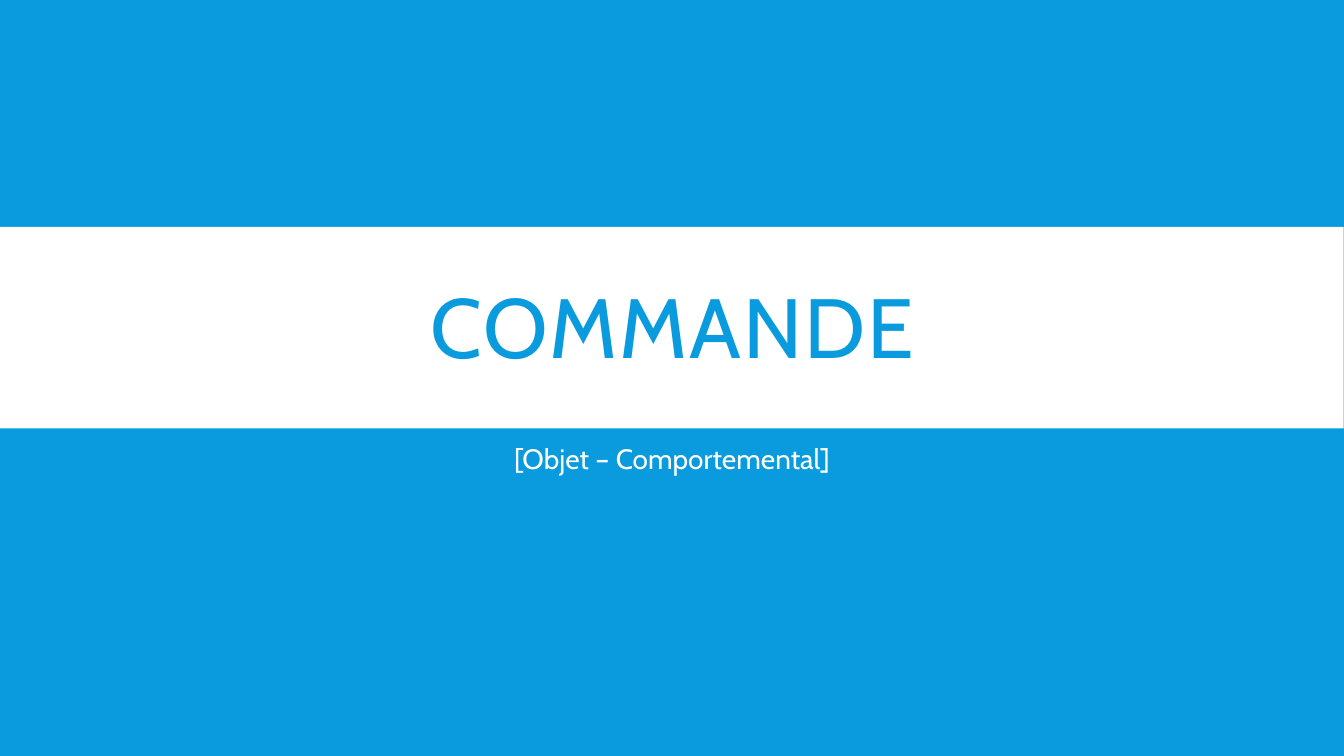
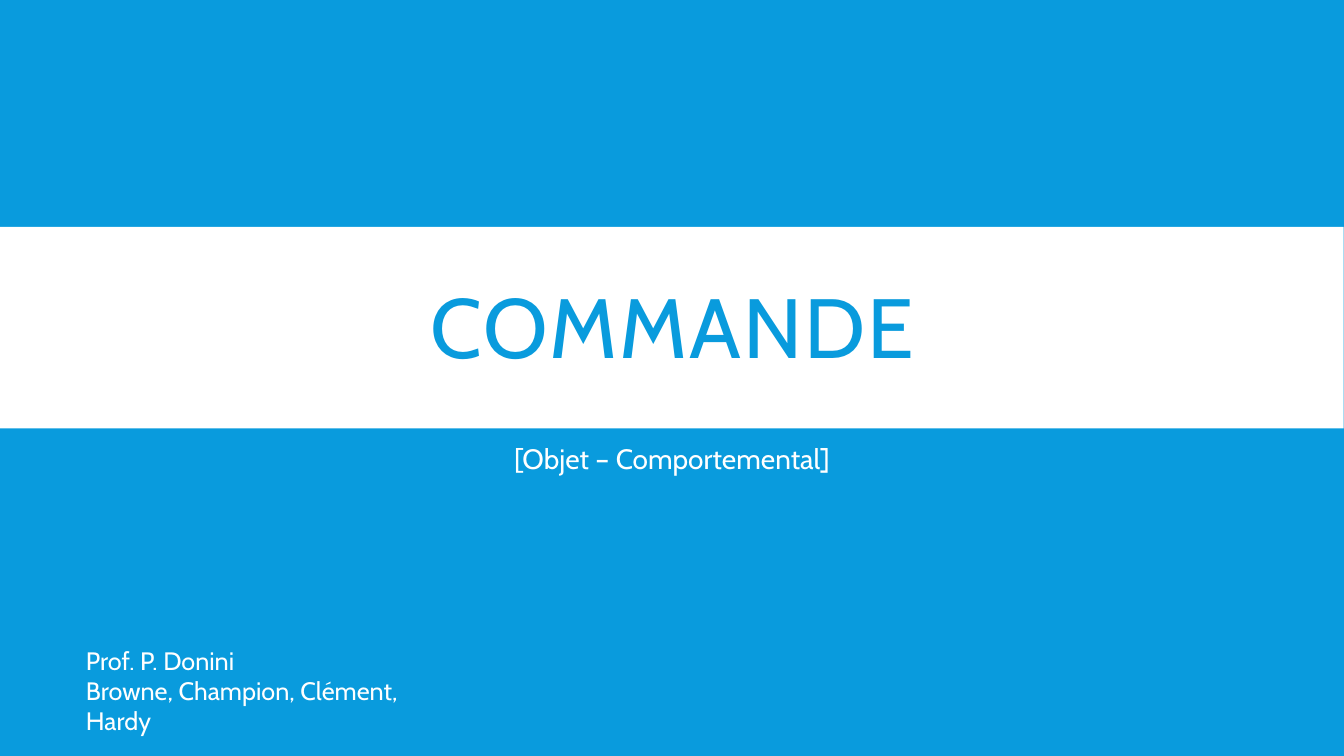
Before and after one commit to BastienClement/Sokonet, a slide deck: slide 1 of Commande.pptx. Drawn at 1344x756 pixels with LibreOffice and Linux fonts; fonts in the diff are those of the drawing. Boxes give left, top, right and bottom in pixels: in the first picture for what was removed or moved away, otherwise in the second. Text is boxed around its words. In the diff, an @@ line names an element or a change of style, - is before the commit and + after.

```diff
--- a/Commande.pptx
+++ b/Commande.pptx
@@ text added at [86,651,397,736], 18 pt, text #FFFFFF @@
+Prof. P. Donini
+Browne, Champion, Clément, Hardy
```
Also in this commit, not shown: 11 other slides changed.
